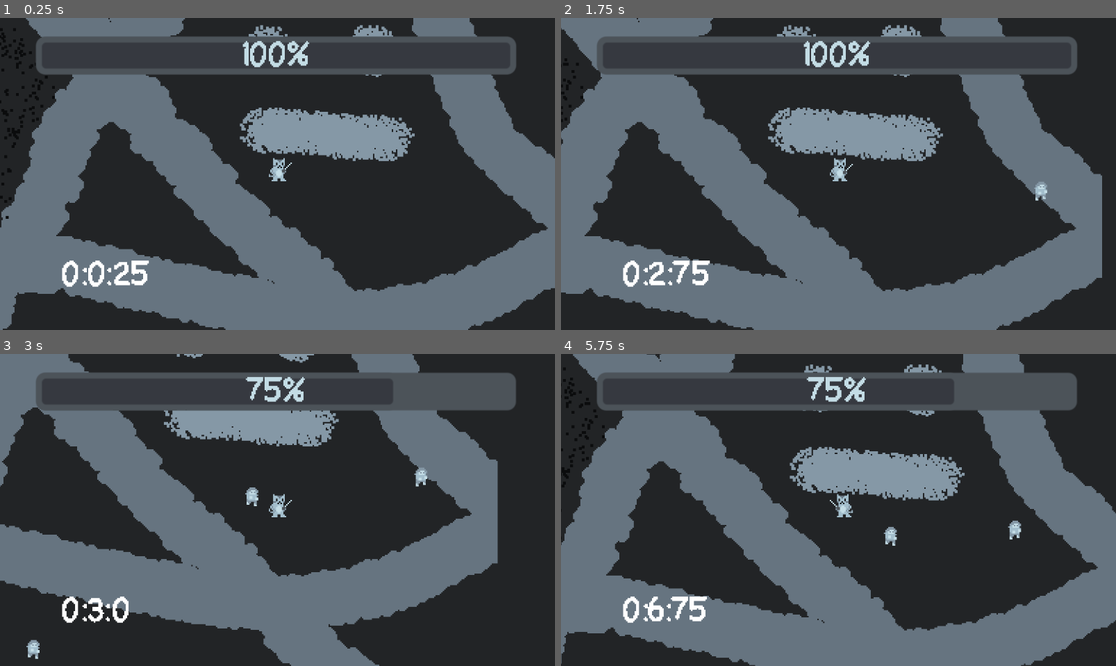
Above: before the commit, frames 1-4 (two rows, left to right).
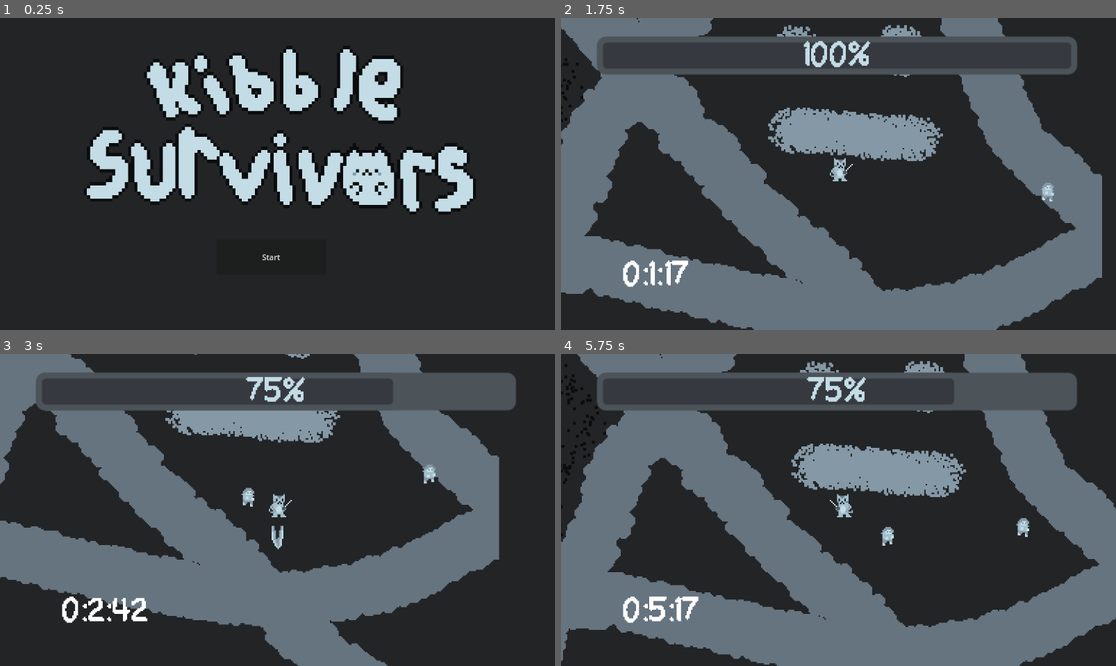
Above: after the commit, the same moments.

Repository: The-Briel-Deal/kibble-survivors
Game: Godot game, scene res://main_menu.tscn
Same seed, same stepped clock (60 frames per second), same inputs: the game is played once before the commit and once after it. Before the commit the project starts from res://main.tscn.
Inputs (mouse positions are in pixels of both pictures, inside the frame that each line leads up to):
- Up to frame 1 (0.25 s): no input
- Up to frame 2 (1.75 s): click (832, 258) at 0.5 s, where only the run after the commit has a clickable "Start"; move the mouse to (960, 158) at 1.27 s; hold Right (Move Right) from 1.28 s (still down); click (960, 158) at 1.42 s
- Up to frame 3 (3 s): move the mouse to (166, 525) at 2.02 s; release Right (Move Right) at 2.03 s; hold Down (Move Down) 2.03-2.78 s; click (166, 525) at 2.17 s; move the mouse to (333, 441) at 2.77 s; hold Right (Move Right) from 2.78 s (still down); click (333, 441) at 2.92 s
- Up to frame 4 (5.75 s): move the mouse to (810, 572) at 3.52 s; release Right (Move Right) at 3.53 s; hold Up (Move Up) 3.53-4.28 s; click (810, 572) at 3.67 s; move the mouse to (1005, 556) at 4.27 s; hold Left (Move Left) from 4.28 s (still down); click (1005, 556) at 4.42 s; move the mouse to (672, 463) at 5.02 s; click (672, 463) at 5.17 s

The runs differ from the first frame. In frame 1, 66% of the frame differs, in the area x 0-100%, y 0-100%; in frame 2, 0.5%; in frame 3, 5.6%; in frame 4, 6.1%.

Commit message:
creating high score board

Diff:
--- /dev/null
+++ b/StartButton.gd
@@ -0,0 +1,11 @@
+extends Button
+
+
+# Called when the node enters the scene tree for the first time.
+func _ready():
+	pass # Replace with function body.
+
+
+# Called every frame. 'delta' is the elapsed time since the previous frame.
+func _process(delta):
+	pass
--- /dev/null
+++ b/main_menu.gd
@@ -0,0 +1,15 @@
+extends Node2D
+
+
+# Called when the node enters the scene tree for the first time.
+func _ready():
+	RenderingServer.set_default_clear_color(Color("222426"))
+
+
+# Called every frame. 'delta' is the elapsed time since the previous frame.
+func _process(delta):
+	pass
+
+
+func _on_start_button_pressed():
+	get_tree().change_scene_to_file("res://main.tscn")
--- a/main_menu.tscn
+++ b/main_menu.tscn
@@ -1,11 +1,37 @@
-[gd_scene load_steps=2 format=3 uid="uid://cgjpp2j5cigfm"]
+[gd_scene load_steps=3 format=3 uid="uid://cgjpp2j5cigfm"]
 
+[ext_resource type="Script" path="res://main_menu.gd" id="1_7flyp"]
 [ext_resource type="Texture2D" uid="uid://tae1o5hlkp5t" path="res://Assets/kibble-logo.png" id="1_7o1u3"]
 
 [node name="main_menu" type="Node2D"]
+script = ExtResource("1_7flyp")
 
-[node name="Kibble-logo" type="Sprite2D" parent="."]
+[node name="Control" type="Control" parent="."]
+layout_direction = 1
+layout_mode = 3
+anchors_preset = 5
+anchor_left = 0.5
+anchor_right = 0.5
+offset_top = 1.0
+offset_right = 1152.0
+offset_bottom = 649.0
+grow_horizontal = 2
+size_flags_horizontal = 4
+size_flags_vertical = 0
+
+[node name="Kibble-logo" type="Sprite2D" parent="Control"]
 texture_filter = 1
-position = Vector2(580, 181)
+position = Vector2(574.5, 212)
 scale = Vector2(6.57031, 6.73438)
 texture = ExtResource("1_7o1u3")
+metadata/_edit_lock_ = true
+
+[node name="Button" type="Button" parent="Control"]
+layout_mode = 0
+offset_left = 450.0
+offset_top = 459.0
+offset_right = 677.0
+offset_bottom = 532.0
+text = "Start"
+
+[connection signal="pressed" from="Control/Button" to="." method="_on_start_button_pressed"]
--- a/player.gd
+++ b/player.gd
@@ -22,6 +22,9 @@
 	if jab_time <= jab_time_elapsed:
 		jab_time_elapsed -= jab_time
 		jab_sword(direction)
+
+	if curr_health <=0:
+		die()
 
 	youch_timeout -= delta
 
@@ -75,3 +78,6 @@
 		youch_stream_player.volume_db -= 30
 		get_tree().get_root().add_child(youch_stream_player)
 		youch_stream_player.play()
+
+func die():
+	get_tree().change_scene_to_file("res://main_menu.tscn")
--- a/project.godot
+++ b/project.godot
@@ -11,7 +11,7 @@
 [application]
 
 config/name="Kibble Survivors"
-run/main_scene="res://main.tscn"
+run/main_scene="res://main_menu.tscn"
 config/features=PackedStringArray("4.0", "Forward Plus")
 config/icon="res://icon.svg"
 
--- /dev/null
+++ b/score_board.gd
@@ -0,0 +1,16 @@
+extends Control
+
+var tapped=false
+
+func _draw():
+	var r = Rect2( Vector2(), get_size() )
+	if (tapped):
+		draw_rect(r, Color(1,0,0) )
+	else:
+		draw_rect(r, Color(0,0,1) )
+
+func _on_gui_input(event: InputEvent):
+	if (event.is_pressed() && event.keycode == MOUSE_BUTTON_LEFT):
+		print("clicked")
+		tapped=true
+		queue_redraw()
--- /dev/null
+++ b/score_board.tscn
@@ -0,0 +1,14 @@
+[gd_scene load_steps=2 format=3 uid="uid://d3bd2varhb4bh"]
+
+[ext_resource type="Script" path="res://score_board.gd" id="1_pvqjl"]
+
+[node name="score_board" type="Control"]
+layout_mode = 3
+anchor_bottom = 0.035
+offset_left = -2.0
+offset_top = 3.0
+offset_right = 162.0
+offset_bottom = 69.32
+script = ExtResource("1_pvqjl")
+
+[connection signal="gui_input" from="." to="." method="_on_gui_input"]
